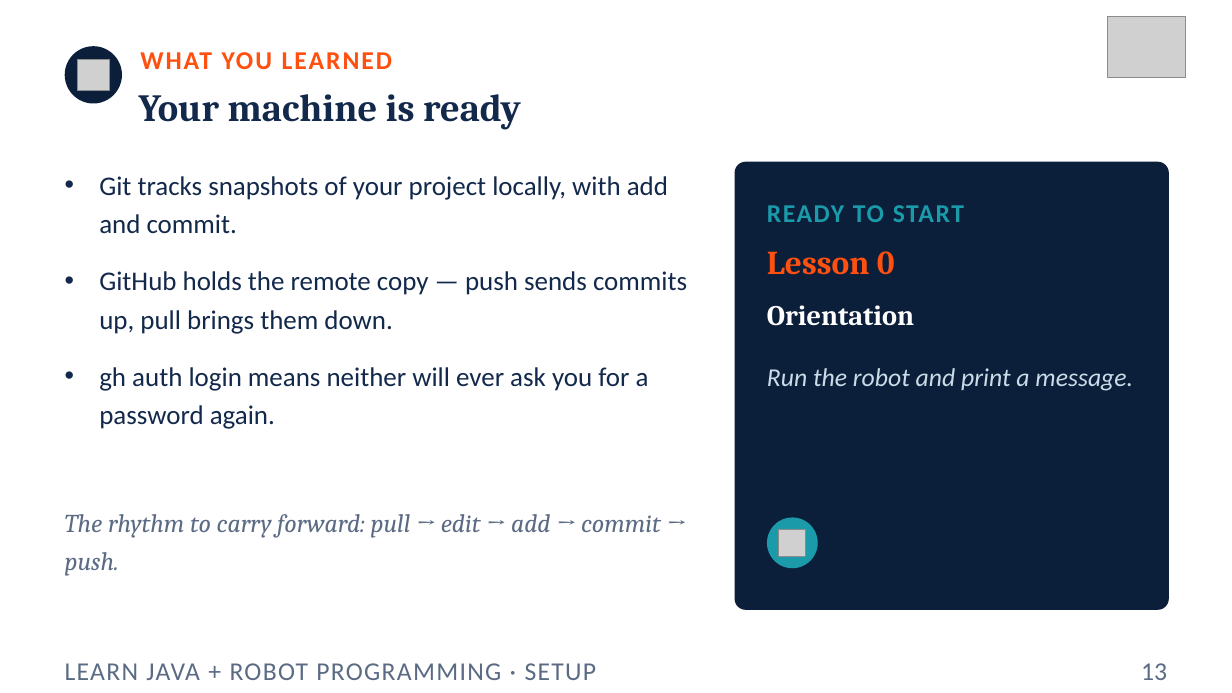
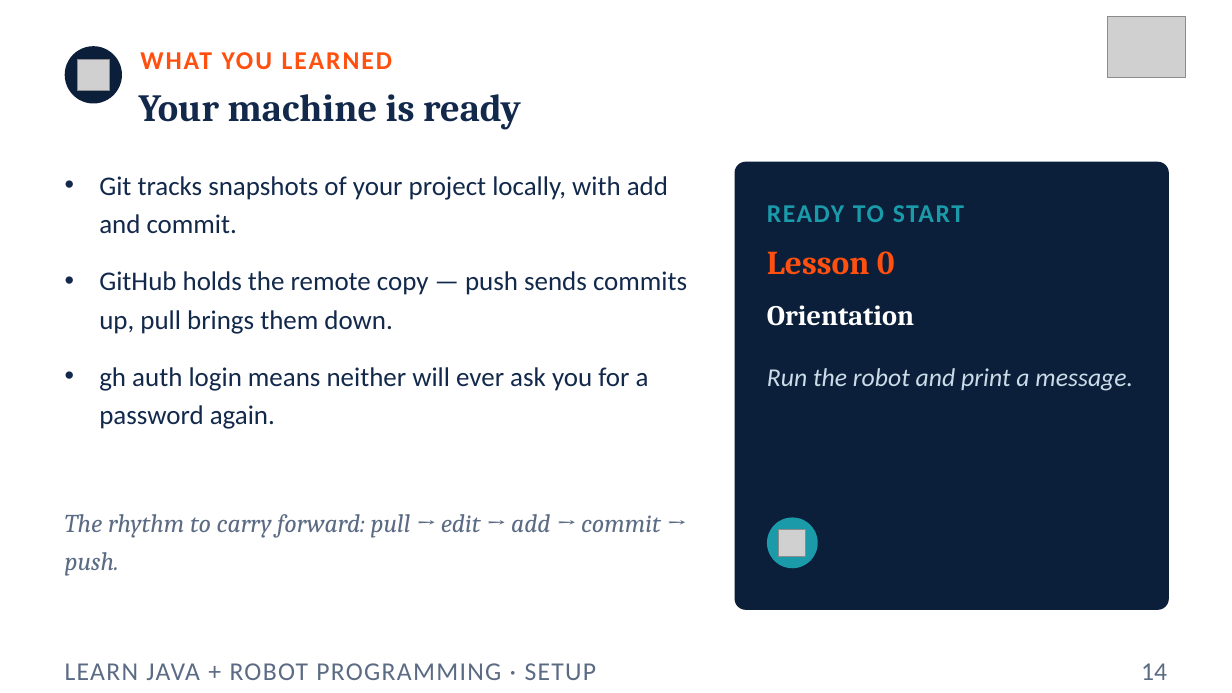
Before and after one commit to FRC5010/BasicRobotLessons, a slide deck: slide 14 of docs/presentations/v3/aside-setup.pptx (slide 13 before the commit). Drawn at 1232x693 pixels with LibreOffice and Linux fonts; fonts in the diff are those of the drawing; grey boxes stand for pictures. Boxes give left, top, right and bottom in pixels: in the first picture for what was removed or moved away, otherwise in the second. Text is boxed around its words. In the diff, an @@ line names an element or a change of style, - is before the commit and + after.

```diff
--- a/docs/presentations/v3/aside-setup.pptx
+++ b/docs/presentations/v3/aside-setup.pptx
@@ text at box(1141, 663, 1167, 680): text changed @@
-13
+14
```
Also in this commit, not shown: 8 other slides changed, 1 slide added, 7 other files.
